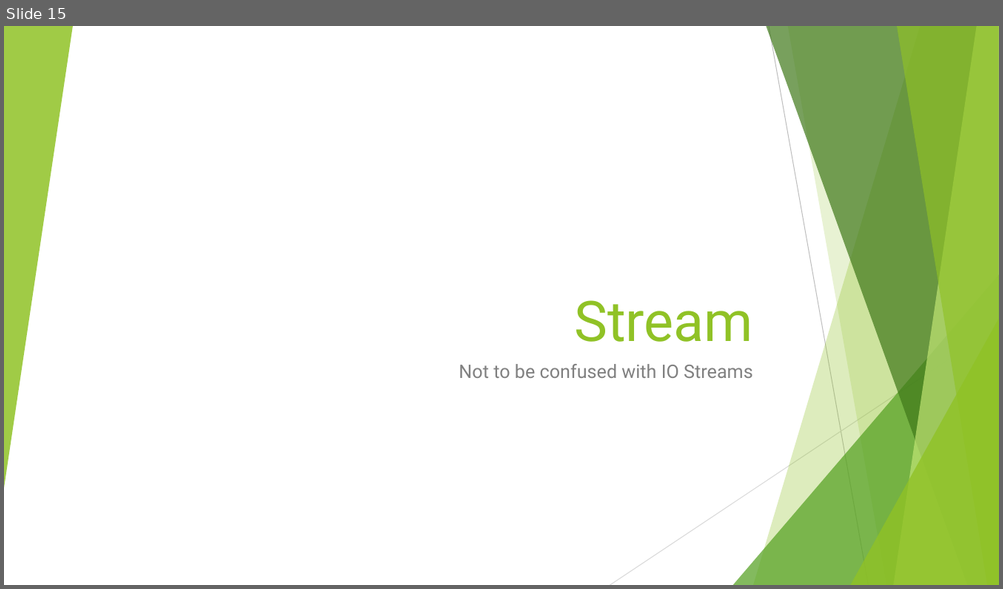
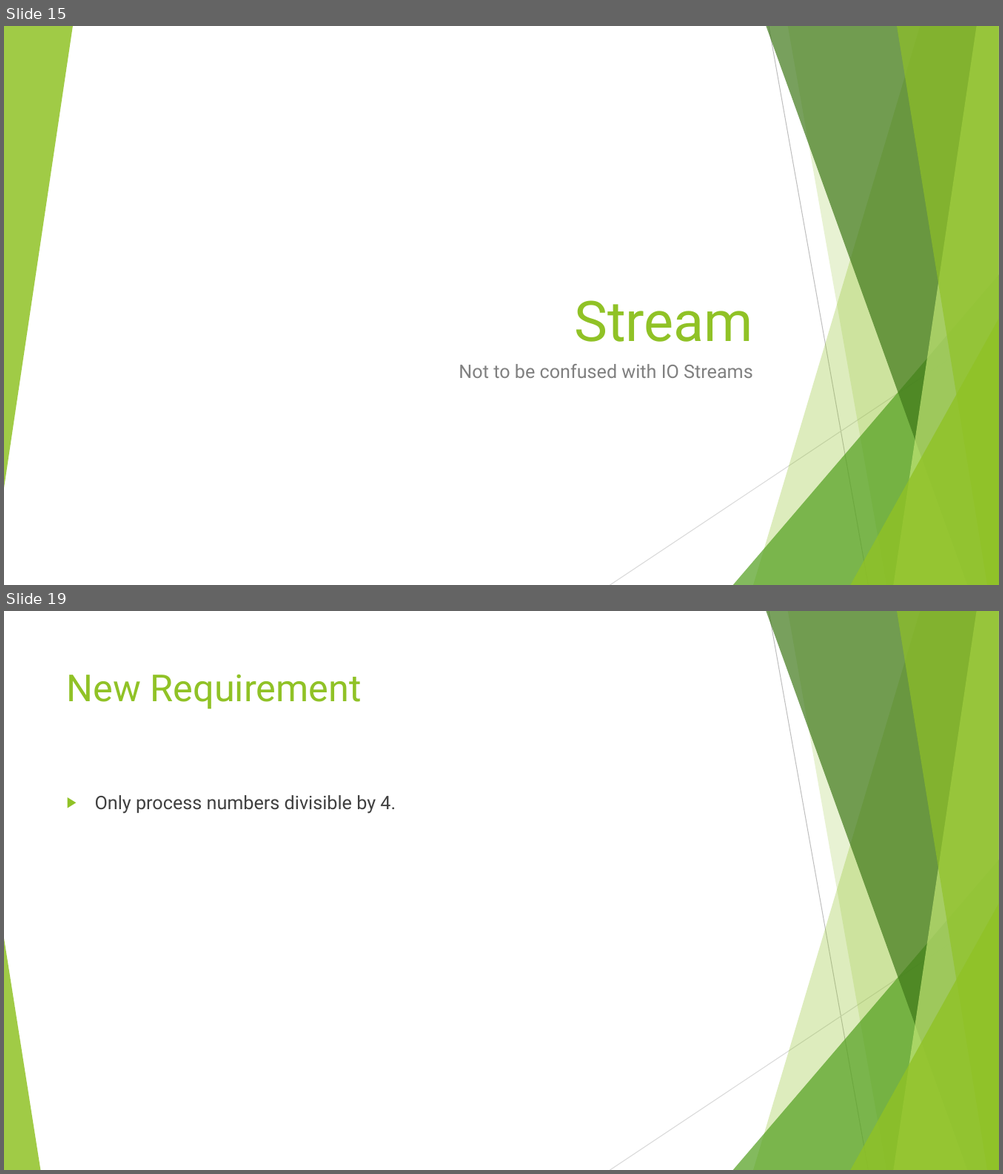
Before and after one commit to RichardRoda/2017-CodePaLOUsa-Lambda, a slide deck: Learning to Love the Lambda in the Stream.pptx. Shown one above the other, each under a label of ours: slide 15 before the commit, slides 15 and 19 after it; the slides between them are not shown. The pictures are 1003x589 and 1003x1174 pixels, drawn with LibreOffice and Linux fonts; fonts in the diff are those of the drawing. Boxes give left, top, right and bottom in pixels: in the first picture for what was removed or moved away, otherwise in the second. Text is boxed around its words. In the diff, an @@ line names an element or a change of style, - is before the commit and + after.

Commit message:
Add example of adding numbers in a collection.

```diff
--- a/Learning to Love the Lambda in the Stream.pptx
+++ b/Learning to Love the Lambda in the Stream.pptx
@@ slide 19 added at <box>4,611,999,1170</box>, background #FFFFFF; not listed: 9 template elements that a slide beside it also shows @@
@@ title added at <box>67,674,361,709</box>, 36 pt, text #90C226 @@
+New Requirement
@@ text added at <box>95,795,395,814</box>, 18 pt, text #404040 @@
+▶ Only process numbers divisible by 4.
@@ triangle added at <box>4,939,40,1170</box>, fill #90C226 at 85% opacity @@
```
Also in this commit, not shown: 2 slides changed, 2 other slides added, 1 slide removed, 5 other files.
